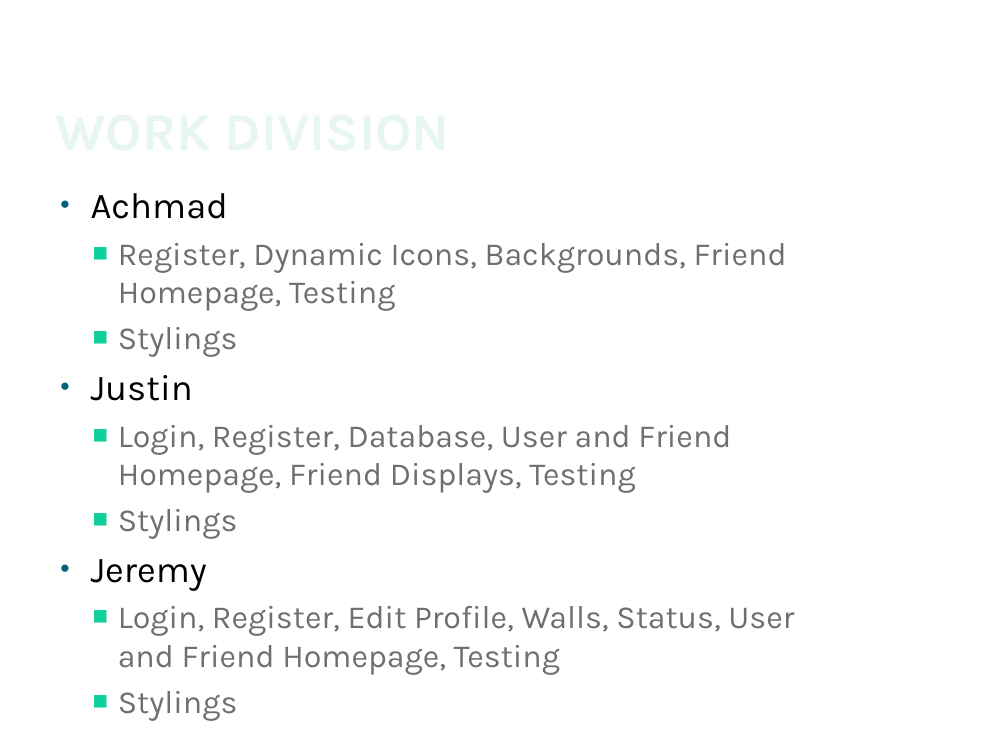
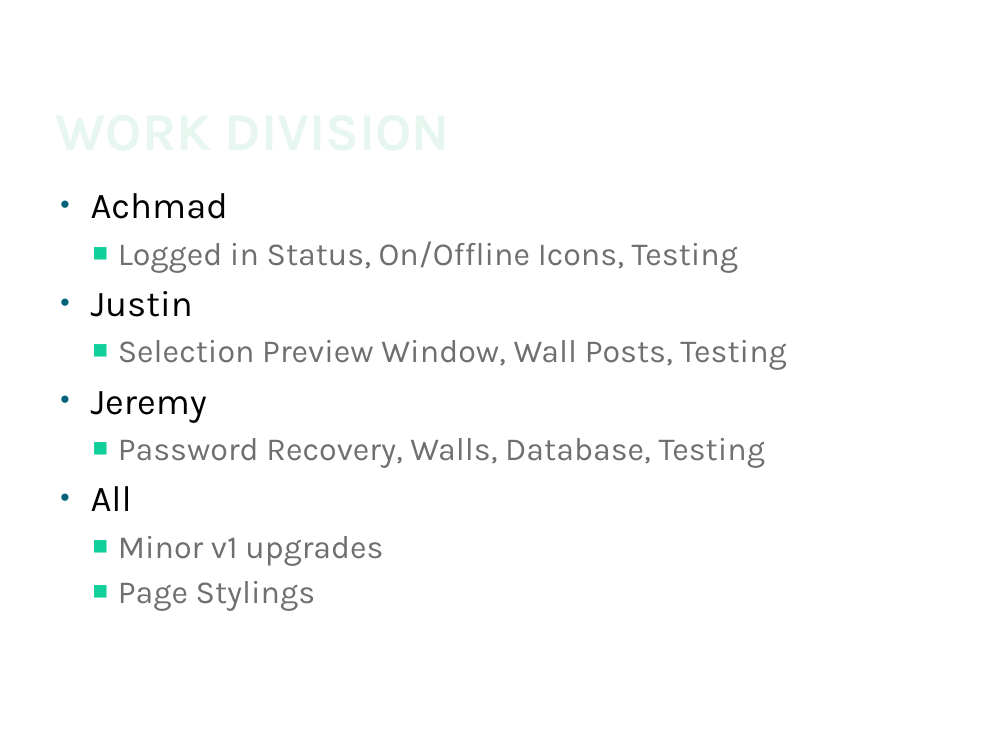
Before and after one commit to JaySao/FaceSpace, a slide deck: slide 2 of Facespace.pptx. Drawn at 1008x756 pixels with LibreOffice and Linux fonts; fonts in the diff are those of the drawing; background and template pictures are left out. Boxes give left, top, right and bottom in pixels: in the first picture for what was removed or moved away, otherwise in the second. Text is boxed around its words. In the diff, an @@ line names an element or a change of style, - is before the commit and + after.

Commit message:
Add files via upload
added online and offline icons

```diff
--- a/Facespace.pptx
+++ b/Facespace.pptx
@@ text at (x1=118, y1=241, x2=738, y2=273): text changed @@
-  ■ Register, Dynamic Icons, Backgrounds, Friend Homepage, Testing
-  ■ Stylings
+  ■ Logged in Status, On/Offline Icons, Testing
@@ text at (x1=118, y1=340, x2=786, y2=370): text changed @@
-  ■ Login, Register, Database, User and Friend Homepage, Friend Displays, Testing
-  ■ Stylings
+  ■ Selection Preview Window, Wall Posts, Testing
@@ text at (x1=91, y1=438, x2=765, y2=611): text changed @@
-  ■ Login, Register, Edit Profile, Walls, Status, User and Friend Homepage, Testing
-  ■ Stylings
+  ■ Password Recovery, Walls, Database, Testing
+• All
+  ■ Minor v1 upgrades
+  ■ Page Stylings
```
Also in this commit, not shown: 3 other slides changed, 1 slide removed, 6 other files.
